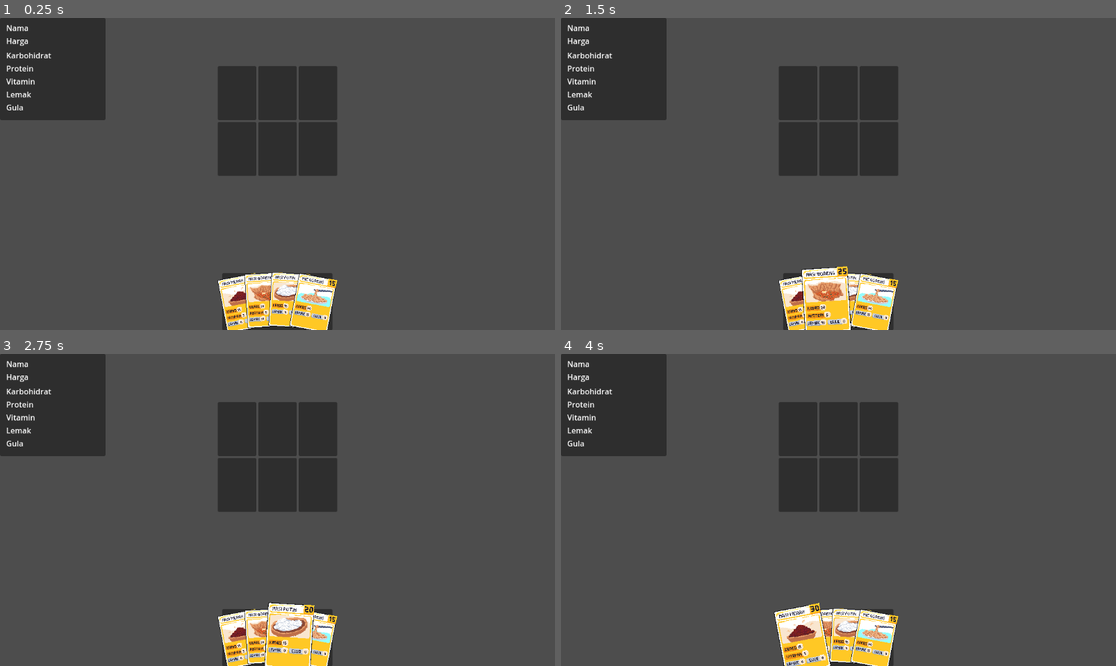
Above: before the commit, frames 1-4 (two rows, left to right).
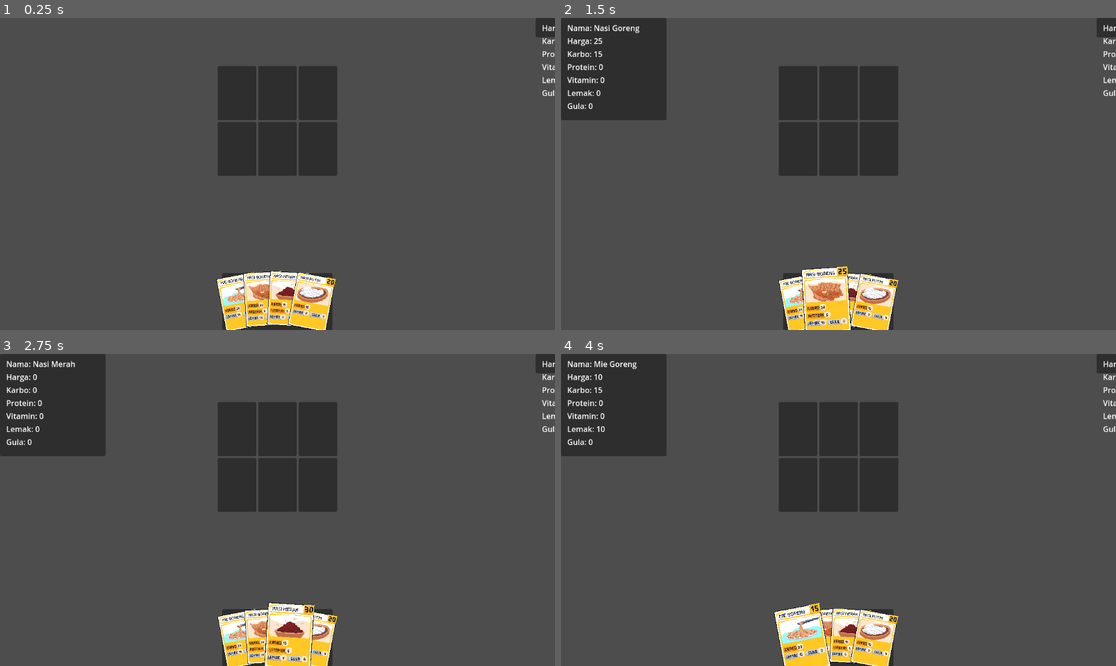
Above: after the commit, the same moments.

Repository: GiGA8Recruitment/MBG-GIGA-Kel8
Game: Godot game, scene res://scenes/main.tscn
The game is run twice, just before and just after one commit, with the same random seed, the same clock (stepped at 60 frames per second) and the same inputs.
Inputs (mouse positions are in pixels of both pictures, inside the frame that each line leads up to):
- Up to frame 1 (0.25 s): no input
- Up to frame 2 (1.5 s): click (805, 301) at 0.52 s; click (827, 298) at 1.27 s
- Up to frame 3 (2.75 s): click (288, 634) at 2.02 s
- Up to frame 4 (4 s): click (871, 637) at 2.77 s; click (805, 637) at 3.52 s

The runs differ from the first frame. In frame 1, 8.9% of the frame differs, in the area x 0-100%, y 0-100%; in frame 2, 1.5%; in frame 3, 1.9%; in frame 4, 2.2%.

Commit message:
Add food deck, card resources and UI detail logic
Register food cards with a front layout and add a CardDeck resource, update main scene and script to spawn cards from the new deck and show a detail panel. Changes include: update layout cache timestamps, add front_layout_name to food card .tres files, add cards/food_deck.tres, implement spawn_from_deck and detail display in scenes/main.gd (connects card signals and populates UI), and reorganize scenes/main.tscn to use the CardDeckManager, reference the new deck resource, and restructure the CardDetailPanel and stats UI. Minor scene/node cleanup: removed hardcoded card instances from the scene in favor of dynamic spawning.

Diff:
--- a/cards/food/mie_goreng.tres
+++ b/cards/food/mie_goreng.tres
@@ -10,4 +10,5 @@
 harga = 10
 karbohidrat = 15
 lemak = 10
+front_layout_name = &"food_layout"
 metadata/_custom_type_script = "uid://clcv636replkf"
--- a/cards/food/nasi_goreng.tres
+++ b/cards/food/nasi_goreng.tres
@@ -9,4 +9,5 @@
 card_image = ExtResource("1_h6s7x")
 harga = 25
 karbohidrat = 15
+front_layout_name = &"food_layout"
 metadata/_custom_type_script = "uid://clcv636replkf"
--- a/cards/food/nasi_merah.tres
+++ b/cards/food/nasi_merah.tres
@@ -7,4 +7,5 @@
 script = ExtResource("1_r7y5l")
 card_name = "Nasi Merah"
 card_image = ExtResource("1_lsaji")
+front_layout_name = &"food_layout"
 metadata/_custom_type_script = "uid://clcv636replkf"
--- a/cards/food/nasi_putih.tres
+++ b/cards/food/nasi_putih.tres
@@ -9,4 +9,5 @@
 card_image = ExtResource("1_6cmri")
 harga = 5
 karbohidrat = 25
+front_layout_name = &"food_layout"
 metadata/_custom_type_script = "uid://clcv636replkf"
--- /dev/null
+++ b/cards/food_deck.tres
@@ -0,0 +1,14 @@
+[gd_resource type="Resource" script_class="CardDeck" load_steps=7 format=3 uid="uid://bw6arxp28re4x"]
+
+[ext_resource type="Script" uid="uid://c8315v58tr66b" path="res://addons/simple_cards/card/card_resource/card_resource.gd" id="1_ndwhy"]
+[ext_resource type="Script" uid="uid://lhb5ry3o8icy" path="res://addons/simple_cards/deck/card_deck.gd" id="2_jj8s3"]
+[ext_resource type="Resource" uid="uid://gw7b3m2lyjtc" path="res://cards/food/mie_goreng.tres" id="2_jtwys"]
+[ext_resource type="Resource" uid="uid://cl3wsk0jv27yu" path="res://cards/food/nasi_goreng.tres" id="3_jat0q"]
+[ext_resource type="Resource" uid="uid://bb6nnwkgc0n7k" path="res://cards/food/nasi_merah.tres" id="4_7frs3"]
+[ext_resource type="Resource" uid="uid://deg6igb5dphvm" path="res://cards/food/nasi_putih.tres" id="5_k3fog"]
+
+[resource]
+script = ExtResource("2_jj8s3")
+deck_name = &"food_deck"
+cards = Array[ExtResource("1_ndwhy")]([ExtResource("2_jtwys"), ExtResource("3_jat0q"), ExtResource("4_7frs3"), ExtResource("5_k3fog")])
+metadata/_custom_type_script = "uid://lhb5ry3o8icy"
--- a/scenes/main.gd
+++ b/scenes/main.gd
@@ -1,22 +1,46 @@
 extends Node
 
+@onready var player_hand = $CardHand
+@onready var detail_panel = $UI/CardDetailPanel
+@onready var food_deck: CardDeck
+@onready var food_deck_manager = $FoodCardDeckManager
 
 # Called when the node enters the scene tree for the first time.
 func _ready() -> void:
-	pass # Replace with function body.
+	food_deck = food_deck_manager.deck
+	detail_panel.hide()
+	player_hand.card_added.connect(_on_card_added)
+	spawn_from_deck(food_deck)
 
+func spawn_from_deck(deck: CardDeck):
+	if not deck:
+		push_error("Data belum di-assign!")
 
-# Called every frame. 'delta' is the elapsed time since the previous frame.
-func _process(delta: float) -> void:
-	pass
-	#delta *= 2
-	#
-	#var frame = 0
-	#frame += 1 * delta
-	#print(frame)
-	#
-	#var fps = 1 / delta
-	#print(fps)
+	for card_resource in deck.get_cards():
+		if player_hand.is_full():
+			print("Hand sudah penuh!")
+			return
 
-func show_card_details(Card):
-	pass
+		var new_card = Card.new(card_resource)
+		add_child(new_card)
+		new_card.move_to(player_hand)
+
+func _on_card_added(card: Card, _index: int):
+	card.card_clicked.connect(_show_details)
+	card.drag_started.connect(_show_details)
+
+func _show_details(card: Card):
+	var data = card.card_data as FoodCardResource
+
+	if data:
+		detail_panel.get_node("CardDetailContainer/Nama").text = "Nama: " + data.card_name
+		detail_panel.get_node("CardDetailContainer/Harga").text = "Harga: " + str(data.harga)
+		detail_panel.get_node("CardDetailContainer/Karbohidrat").text = "Karbo: " + str(data.karbohidrat)
+		detail_panel.get_node("CardDetailContainer/Protein").text = "Protein: " + str(data.protein)
+		detail_panel.get_node("CardDetailContainer/Vitamin").text = "Vitamin: " + str(data.vitamin)
+		detail_panel.get_node("CardDetailContainer/Lemak").text = "Lemak: " + str(data.lemak)
+		detail_panel.get_node("CardDetailContainer/Gula").text = "Gula: " + str(data.gula)
+		detail_panel.show()
+
+#func _process(delta: float) -> void:
+	#pass
--- a/scenes/main.tscn
+++ b/scenes/main.tscn
@@ -1,19 +1,17 @@
-[gd_scene load_steps=12 format=3 uid="uid://bwyj0rvwbrlo1"]
+[gd_scene load_steps=9 format=3 uid="uid://bwyj0rvwbrlo1"]
 
 [ext_resource type="Script" uid="uid://bt08wwpc43yyr" path="res://scenes/main.gd" id="1_ig7tw"]
 [ext_resource type="Script" uid="uid://bbi8i6vef3f6y" path="res://addons/simple_cards/containers/hand/card_hand.gd" id="2_0xm2m"]
 [ext_resource type="Script" uid="uid://btwakv2103085" path="res://addons/simple_cards/containers/slot/card_slot.gd" id="3_1bvp3"]
 [ext_resource type="Script" uid="uid://cgtxv1fnflwfu" path="res://addons/simple_cards/shape/premade_shapes/arc_shape.gd" id="3_85g3d"]
-[ext_resource type="Resource" uid="uid://cl3wsk0jv27yu" path="res://cards/food/nasi_goreng.tres" id="4_lquwl"]
-[ext_resource type="Script" uid="uid://dowgud10rp5yf" path="res://addons/simple_cards/card/card.gd" id="5_7mycd"]
-[ext_resource type="Resource" uid="uid://deg6igb5dphvm" path="res://cards/food/nasi_putih.tres" id="6_272bh"]
-[ext_resource type="Resource" uid="uid://bb6nnwkgc0n7k" path="res://cards/food/nasi_merah.tres" id="7_5vw27"]
-[ext_resource type="Resource" uid="uid://gw7b3m2lyjtc" path="res://cards/food/mie_goreng.tres" id="7_tipki"]
-[ext_resource type="PackedScene" uid="uid://c47660odfhvrs" path="res://scenes/FoodCard.tscn" id="8_choun"]
+[ext_resource type="Script" uid="uid://bisyk4bowdvsf" path="res://addons/simple_cards/deck/manager/card_deck_manager.gd" id="5_tbgi4"]
+[ext_resource type="Resource" uid="uid://bw6arxp28re4x" path="res://cards/food_deck.tres" id="6_tefeu"]
 
-[sub_resource type="Resource" id="Resource_85g3d"]
+[sub_resource type="Resource" id="Resource_tefeu"]
 script = ExtResource("3_85g3d")
 metadata/_custom_type_script = "uid://cgtxv1fnflwfu"
+
+[sub_resource type="LabelSettings" id="LabelSettings_choun"]
 
 [node name="Main" type="Node"]
 script = ExtResource("1_ig7tw")
@@ -31,49 +29,9 @@
 grow_horizontal = 2
 grow_vertical = 0
 script = ExtResource("2_0xm2m")
-shape = SubResource("Resource_85g3d")
+shape = SubResource("Resource_tefeu")
 max_cards = 8
 metadata/_custom_type_script = "uid://bbi8i6vef3f6y"
-
-[node name="NasiMerah" type="Button" parent="CardHand"]
-self_modulate = Color(1, 1, 1, 0)
-custom_minimum_size = Vector2(80, 112)
-layout_mode = 0
-offset_right = 80.0
-offset_bottom = 112.0
-pivot_offset = Vector2(40, 56)
-script = ExtResource("5_7mycd")
-card_data = ExtResource("7_5vw27")
-front_layout_name = &"food_layout"
-metadata/_custom_type_script = "uid://dowgud10rp5yf"
-
-[node name="NasiGoreng" type="Button" parent="CardHand"]
-self_modulate = Color(1, 1, 1, 0)
-custom_minimum_size = Vector2(80, 112)
-layout_mode = 0
-offset_right = 80.0
-offset_bottom = 112.0
-pivot_offset = Vector2(40, 56)
-script = ExtResource("5_7mycd")
-card_data = ExtResource("4_lquwl")
-front_layout_name = &"food_layout"
-metadata/_custom_type_script = "uid://dowgud10rp5yf"
-
-[node name="NasiPutih" type="Button" parent="CardHand"]
-self_modulate = Color(1, 1, 1, 0)
-custom_minimum_size = Vector2(80, 112)
-layout_mode = 0
-offset_right = 80.0
-offset_bottom = 112.0
-pivot_offset = Vector2(40, 56)
-script = ExtResource("5_7mycd")
-card_data = ExtResource("6_272bh")
-front_layout_name = &"food_layout"
-metadata/_custom_type_script = "uid://dowgud10rp5yf"
-
-[node name="MieGoreng" parent="CardHand" instance=ExtResource("8_choun")]
-layout_mode = 0
-card_data = ExtResource("7_tipki")
 
 [node name="GridContainer" type="GridContainer" parent="."]
 anchors_preset = 5
@@ -145,44 +103,83 @@
 offset_right = 219.0
 offset_bottom = 212.0
 
-[node name="GridContainer" type="VBoxContainer" parent="UI/CardDetailPanel"]
-layout_mode = 0
-offset_left = 13.0
-offset_top = 66.0
-offset_right = 200.0
-offset_bottom = 197.0
-
-[node name="Karbohidrat" type="Label" parent="UI/CardDetailPanel/GridContainer"]
-layout_mode = 2
-text = "Karbohidrat"
-
-[node name="Protein2" type="Label" parent="UI/CardDetailPanel/GridContainer"]
-layout_mode = 2
-text = "Protein"
-
-[node name="Vitamin2" type="Label" parent="UI/CardDetailPanel/GridContainer"]
-layout_mode = 2
-text = "Vitamin"
-
-[node name="Lemak2" type="Label" parent="UI/CardDetailPanel/GridContainer"]
-layout_mode = 2
-text = "Lemak"
-
-[node name="Gula2" type="Label" parent="UI/CardDetailPanel/GridContainer"]
-layout_mode = 2
-text = "Gula"
-
-[node name="VBoxContainer2" type="VBoxContainer" parent="UI/CardDetailPanel"]
+[node name="CardDetailContainer" type="VBoxContainer" parent="UI/CardDetailPanel"]
 layout_mode = 0
 offset_left = 13.0
 offset_top = 9.0
 offset_right = 200.0
 offset_bottom = 59.0
 
-[node name="Nama" type="Label" parent="UI/CardDetailPanel/VBoxContainer2"]
+[node name="Nama" type="Label" parent="UI/CardDetailPanel/CardDetailContainer"]
 layout_mode = 2
 text = "Nama"
+label_settings = SubResource("LabelSettings_choun")
 
-[node name="Harga" type="Label" parent="UI/CardDetailPanel/VBoxContainer2"]
+[node name="Harga" type="Label" parent="UI/CardDetailPanel/CardDetailContainer"]
 layout_mode = 2
 text = "Harga"
+
+[node name="Karbohidrat" type="Label" parent="UI/CardDetailPanel/CardDetailContainer"]
+layout_mode = 2
+text = "Karbohidrat"
+
+[node name="Protein" type="Label" parent="UI/CardDetailPanel/CardDetailContainer"]
+layout_mode = 2
+text = "Protein"
+
+[node name="Vitamin" type="Label" parent="UI/CardDetailPanel/CardDetailContainer"]
+layout_mode = 2
+text = "Vitamin"
+
+[node name="Lemak" type="Label" parent="UI/CardDetailPanel/CardDetailContainer"]
+layout_mode = 2
+text = "Lemak"
+
+[node name="Gula" type="Label" parent="UI/CardDetailPanel/CardDetailContainer"]
+layout_mode = 2
+text = "Gula"
+
+[node name="StatsSummary" type="Panel" parent="UI"]
+anchors_preset = 1
+anchor_left = 1.0
+anchor_right = 1.0
+offset_left = -40.0
+offset_bottom = 40.0
+grow_horizontal = 0
+
+[node name="StatsSummaryContainer" type="VBoxContainer" parent="UI/StatsSummary"]
+layout_mode = 0
+offset_left = 13.0
+offset_top = 9.0
+offset_right = 200.0
+offset_bottom = 59.0
+
+[node name="Harga" type="Label" parent="UI/StatsSummary/StatsSummaryContainer"]
+layout_mode = 2
+text = "Harga"
+
+[node name="Karbohidrat" type="Label" parent="UI/StatsSummary/StatsSummaryContainer"]
+layout_mode = 2
+text = "Karbohidrat"
+
+[node name="Protein" type="Label" parent="UI/StatsSummary/StatsSummaryContainer"]
+layout_mode = 2
+text = "Protein"
+
+[node name="Vitamin" type="Label" parent="UI/StatsSummary/StatsSummaryContainer"]
+layout_mode = 2
+text = "Vitamin"
+
+[node name="Lemak" type="Label" parent="UI/StatsSummary/StatsSummaryContainer"]
+layout_mode = 2
+text = "Lemak"
+
+[node name="Gula" type="Label" parent="UI/StatsSummary/StatsSummaryContainer"]
+layout_mode = 2
+text = "Gula"
+
+[node name="FoodCardDeckManager" type="Node" parent="." node_paths=PackedStringArray("starting_pile")]
+script = ExtResource("5_tbgi4")
+deck = ExtResource("6_tefeu")
+starting_pile = NodePath("")
+metadata/_custom_type_script = "uid://bisyk4bowdvsf"
Not shown, changed: addons/simple_cards/editor/layout_cache.json
